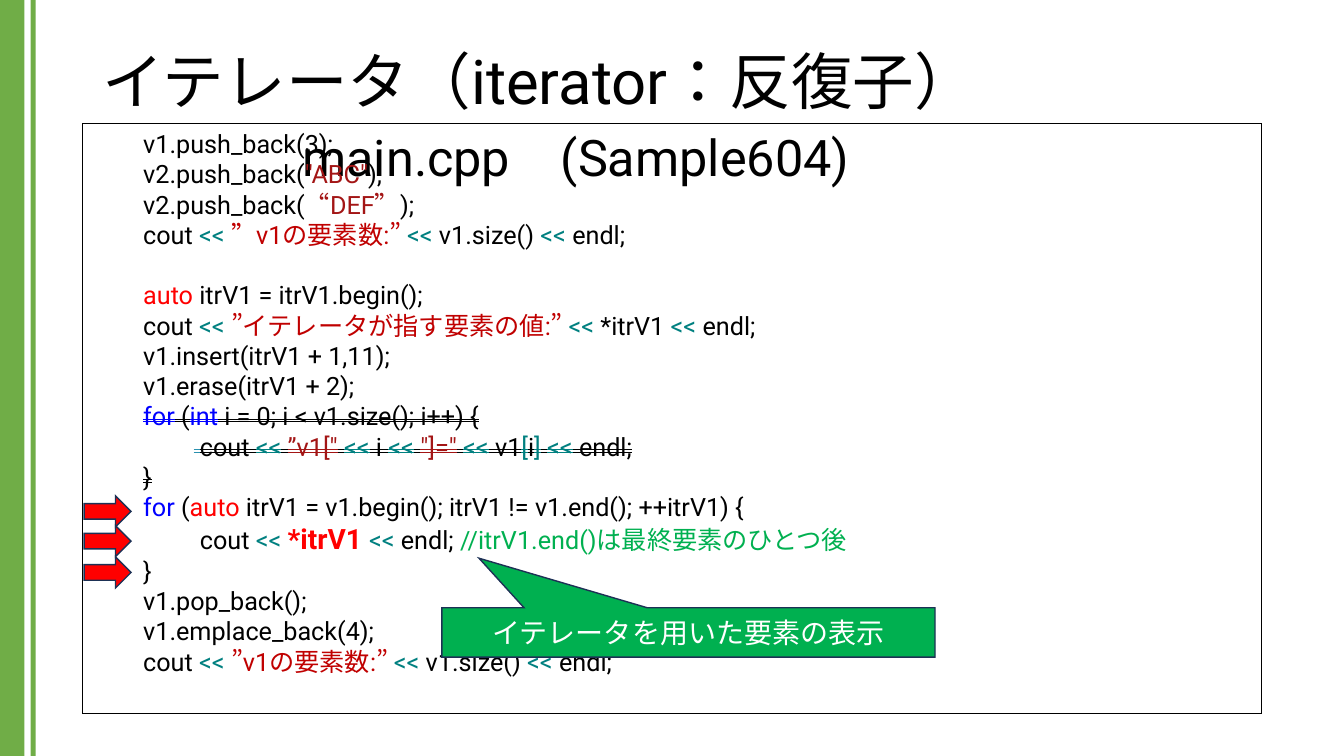
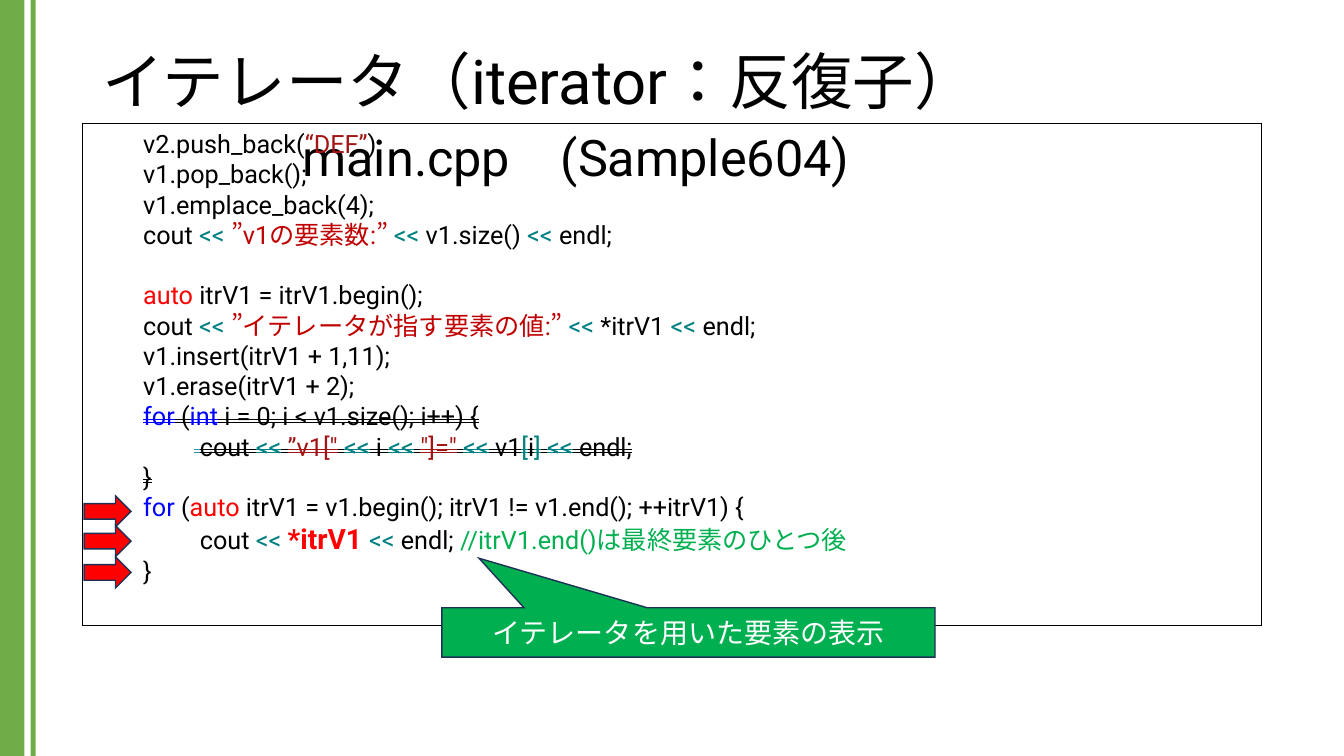
Before and after one commit to kic-murata/cpp2024, a slide deck: slide 24 of 授業資料/講義資料：Vectorクラス.pptx. Drawn at 1344x756 pixels with LibreOffice and Linux fonts; fonts in the diff are those of the drawing. Boxes give left, top, right and bottom in pixels: in the first picture for what was removed or moved away, otherwise in the second. Text is boxed around its words. In the diff, an @@ line names an element or a change of style, - is before the commit and + after.

```diff
--- a/授業資料/講義資料：Vectorクラス.pptx
+++ b/授業資料/講義資料：Vectorクラス.pptx
@@ rectangle "v2.push_back(“DEF”); v1.pop_back(); v1.emplace_back(4);": place and size @@
-rectangle "v2.push_back(“DEF”); v1.pop_back(); v1.emplace_back(4);" at (83,124,1261,715)
+rectangle "v2.push_back(“DEF”); v1.pop_back(); v1.emplace_back(4);" at (83,124,1261,626)
@@ text in rectangle at (143,133,612,250): text changed @@
-v1.push_back(3);
-v2.push_back("ABC");
-v2.push_back(“DEF”);
-cout << ”v1の要素数:” << v1.size() << endl;
+v2.push_back(“DEF”);
+v1.pop_back();
+v1.emplace_back(4);
+cout << ”v1の要素数:” << v1.size() << endl;
@@ text in rectangle at (143,590,612,677): paragraphs removed @@
-v1.pop_back();
-v1.emplace_back(4);
-cout << ”v1の要素数:” << v1.size() << endl;
```
Also in this commit, not shown: 12 other slides changed.
